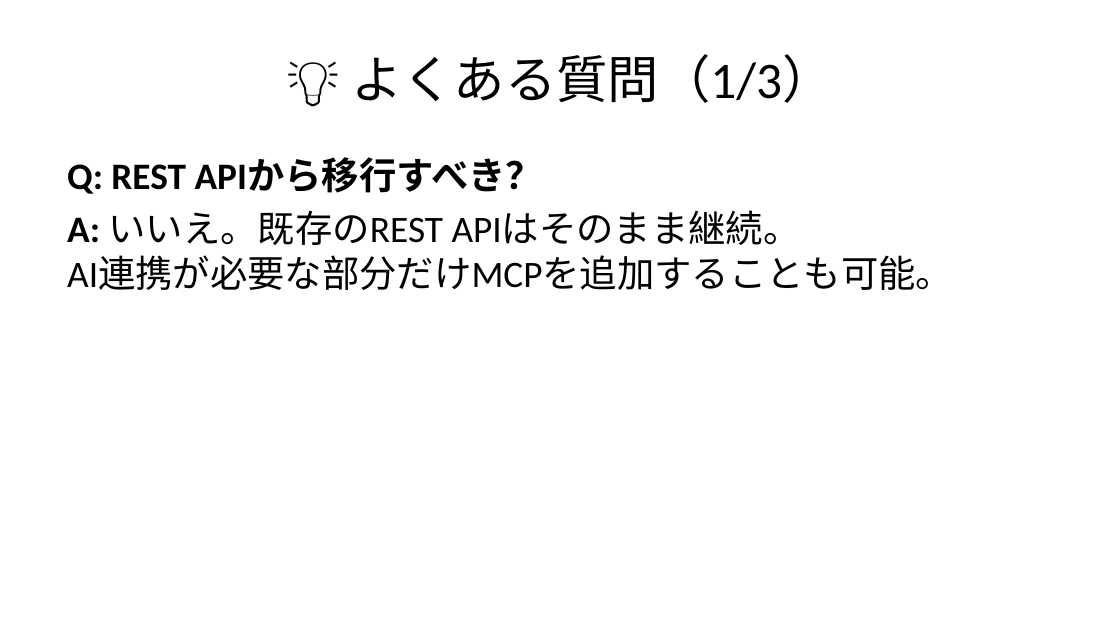
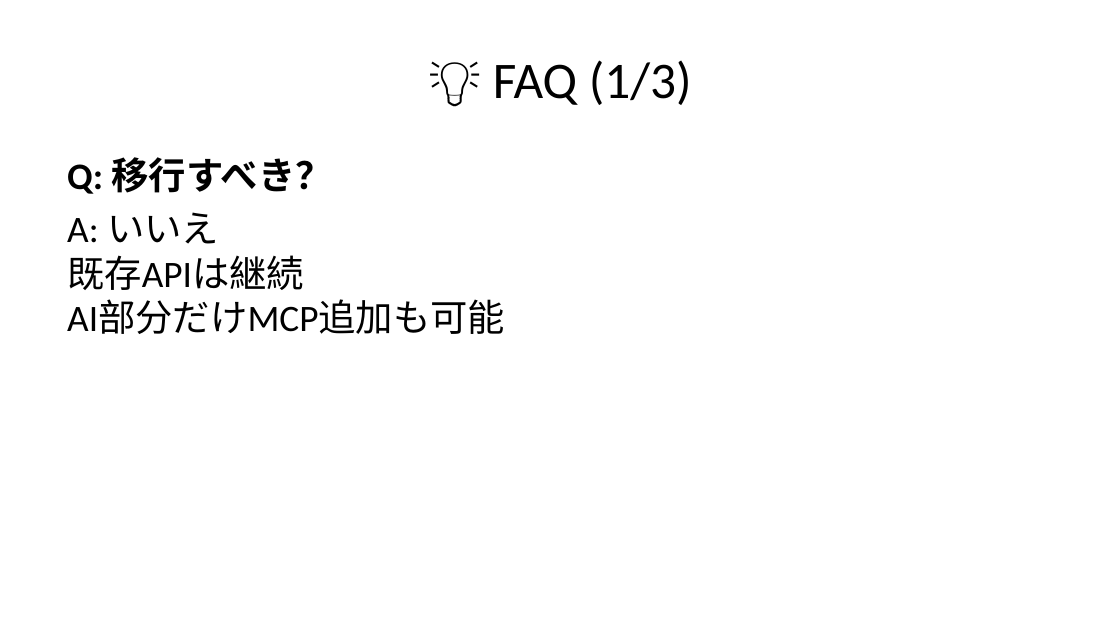
Before and after one commit to MasaoAsano/mcp-handson, a slide deck: slide 28 of chapter-01/quickguide.pptx (slide 25 before the commit). Drawn at 1120x630 pixels with LibreOffice and Linux fonts; fonts in the diff are those of the drawing. Boxes give left, top, right and bottom in pixels: in the first picture for what was removed or moved away, otherwise in the second. Text is boxed around its words. In the diff, an @@ line names an element or a change of style, - is before the commit and + after.

Commit message:
docs: Further simplify presentation text
- Reduce text per slide significantly
- Remove code blocks and technical details
- Shorten bullet points
- Split long content into more slides
- Ensure all text fits within slide boundaries

```diff
--- a/chapter-01/quickguide.pptx
+++ b/chapter-01/quickguide.pptx
@@ title at (493, 60, 692, 105): text changed @@
-💡 よくある質問（1/3）
+💡 FAQ (1/3)
@@ text at (67, 157, 505, 334): text changed @@
-Q: REST APIから移行すべき？
-A: いいえ。既存のREST APIはそのまま継続。
-AI連携が必要な部分だけMCPを追加することも可能。
+Q: 移行すべき？
+A: いいえ
+既存APIは継続
+AI部分だけMCP追加も可能
```
Also in this commit, not shown: 25 other slides changed, 4 slides added, 1 slide removed, 1 other file.
